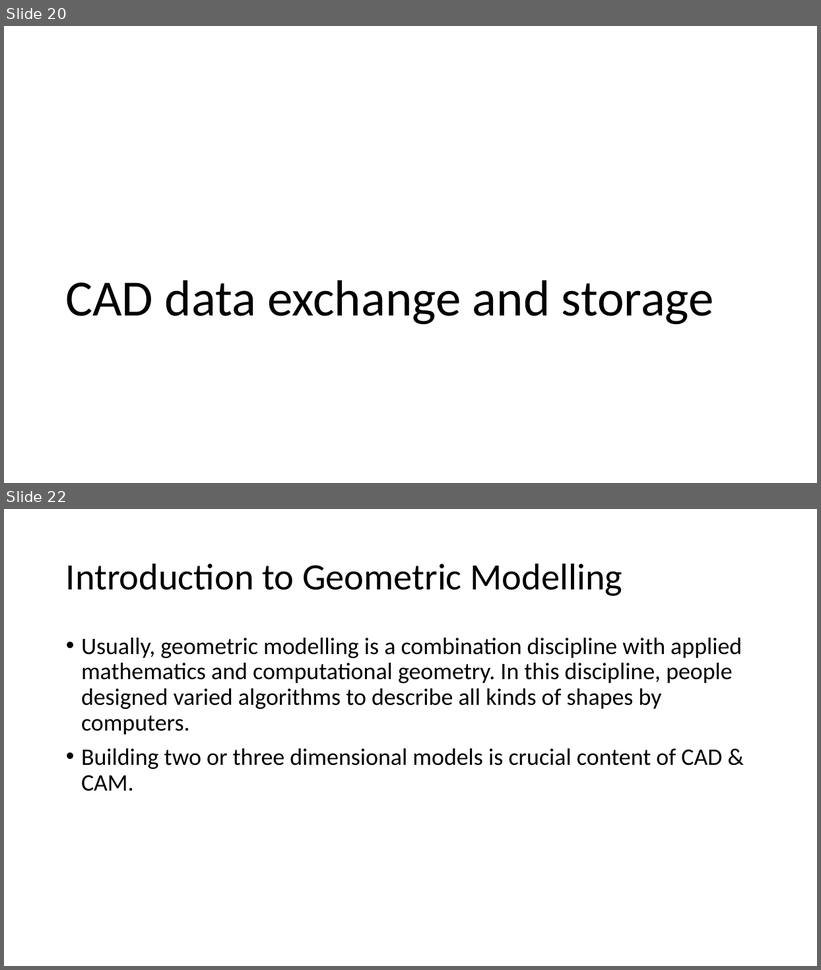
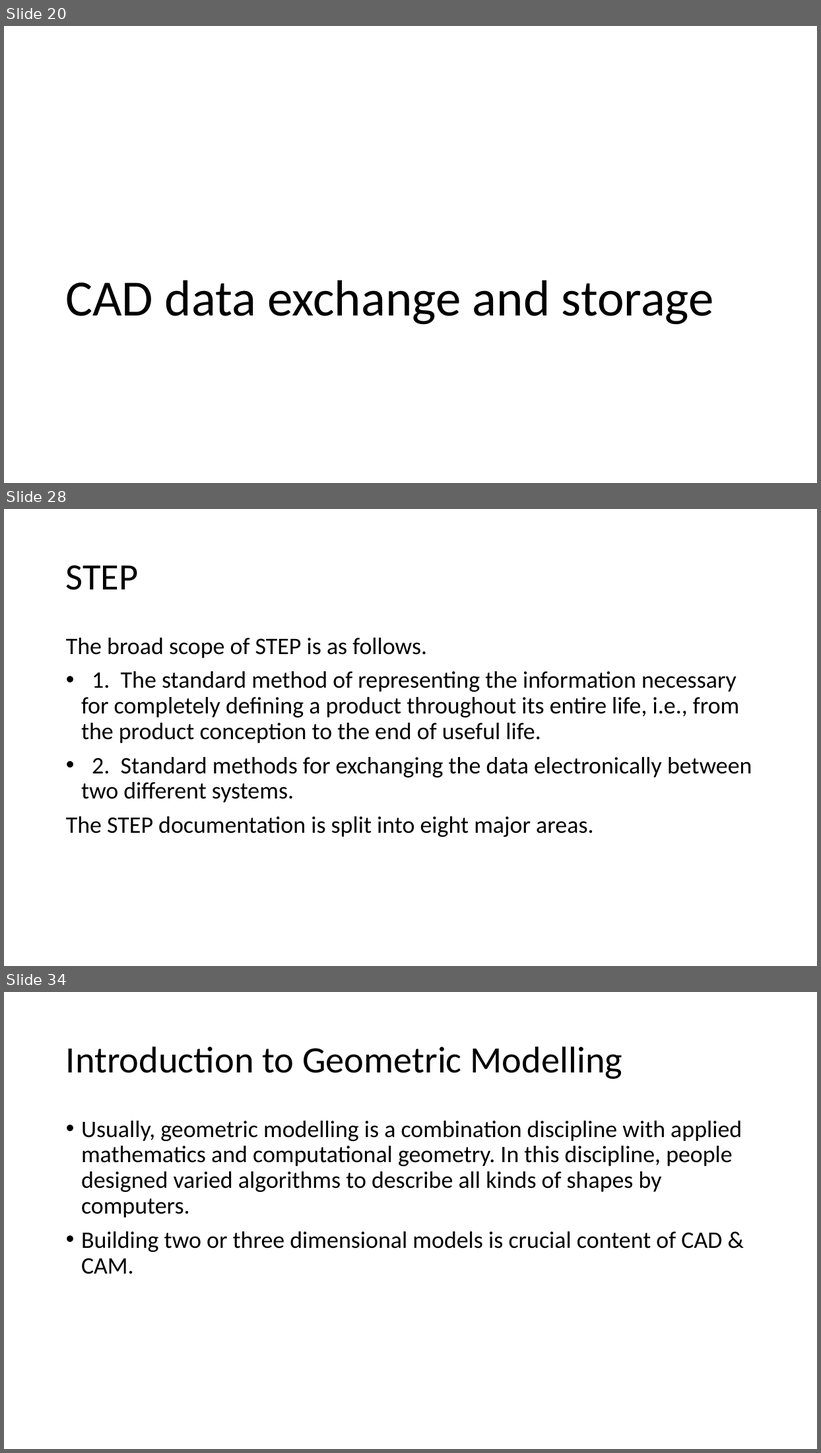
Before and after one commit to Jinny-Ching/cad_cam_course, a slide deck: CAD_CAM.pptx. Shown one above the other, each under a label of ours: slides 20 and 22 before the commit, slides 20, 28 and 34 after it; the slides between them are not shown. The pictures are 821x970 and 821x1453 pixels, drawn with LibreOffice and Linux fonts; fonts in the diff are those of the drawing. Boxes give left, top, right and bottom in pixels: in the first picture for what was removed or moved away, otherwise in the second. Text is boxed around its words. In the diff, an @@ line names an element or a change of style, - is before the commit and + after.

```diff
--- a/CAD_CAM.pptx
+++ b/CAD_CAM.pptx
@@ slide 28 added at [4,509,817,966], background #FFFFFF @@
@@ title added at [66,565,139,590], 44 pt, text #000000 @@
+STEP
@@ text added at [66,638,752,837], 28 pt, text #000000 @@
+The broad scope of STEP is as follows.
+• 1. The standard method of representing the information necessary for completely defining a product throughout its entire life, i.e., from the product conception to the end of useful life.
+• 2. Standard methods for exchanging the data electronically between two different systems.
+The STEP documentation is split into eight major areas.
@@ what was slide 22 is now slide 34 @@
```
Also in this commit, not shown: 3 slides changed, 12 other slides added.
